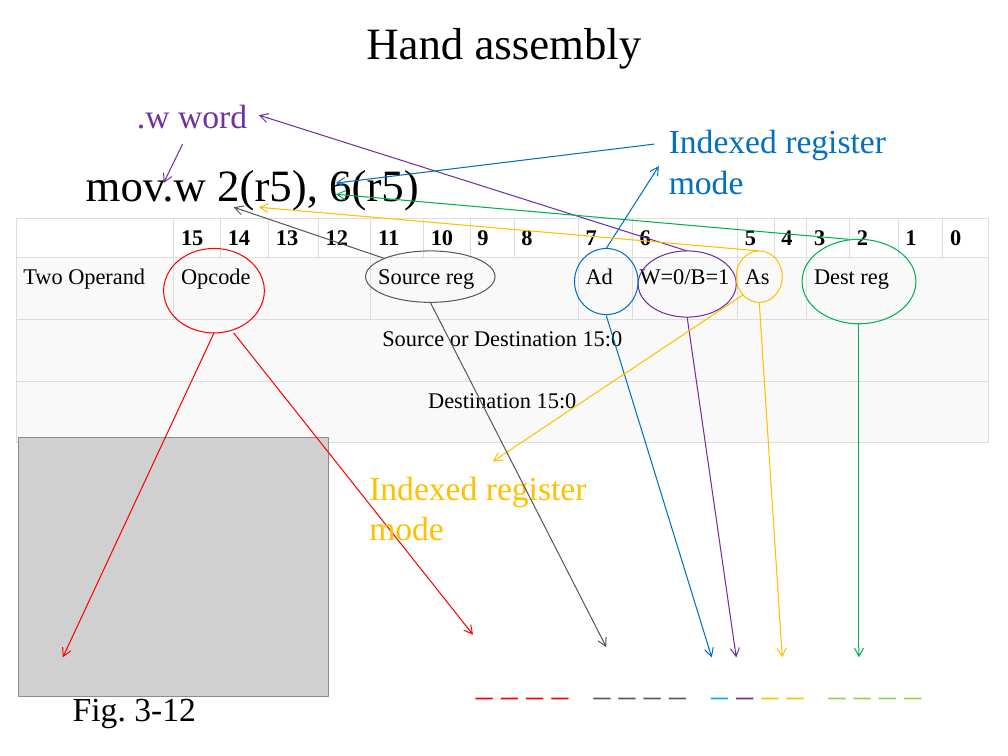
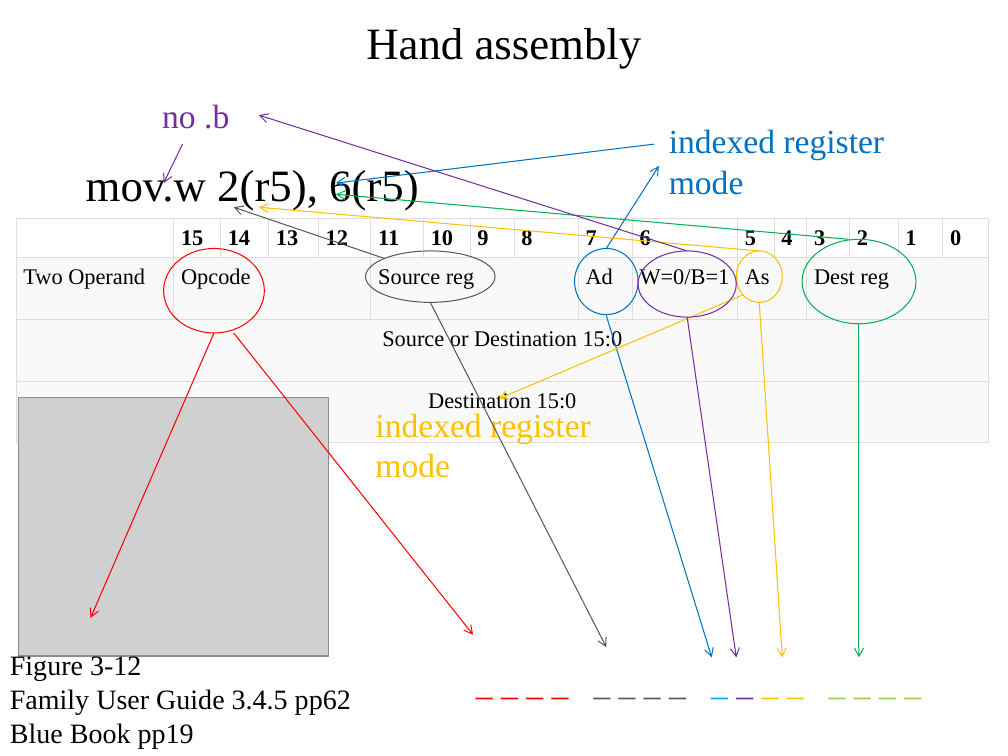
Before and after one commit to pw4rn3r/ECE382, a slide deck: slide 12 of notes/L4/Lsn4.pptx (slide 37 before the commit). Drawn at 1008x756 pixels with LibreOffice and Linux fonts; fonts in the diff are those of the drawing; grey boxes stand for pictures. Boxes give left, top, right and bottom in pixels: in the first picture for what was removed or moved away, otherwise in the second. Text is boxed around its words. In the diff, an @@ line names an element or a change of style, - is before the commit and + after.

```diff
--- a/notes/L4/Lsn4.pptx
+++ b/notes/L4/Lsn4.pptx
@@ text removed at <box>137,104,247,129</box> @@
-.w word
@@ text added at <box>162,104,229,129</box>, 24 pt, text #7030A0 @@
+no .b
@@ text at <box>669,129,884,195</box>: text changed @@
-Indexed register mode
+indexed register mode
@@ arrow moved from (743, 295) - (493, 462) to (743, 295) - (499, 399) @@
@@ arrow moved from (214, 333) - (62, 657) to (214, 333) - (91, 618) @@
@@ picture: place and size @@
-picture at <box>18,438,329,698</box>
+picture at <box>18,397,329,656</box>
@@ text at <box>375,413,591,478</box>: text changed @@
-Indexed register mode
+indexed register mode
@@ text added at <box>10,654,351,748</box>, 20 pt, text #000000 @@
+Figure 3-12
+Family User Guide 3.4.5 pp62
+Blue Book pp19
@@ text removed at <box>73,694,196,727</box> @@
-Fig. 3-12
```
Also in this commit, not shown: 4 other slides changed, 25 slides removed, 1 other file.
